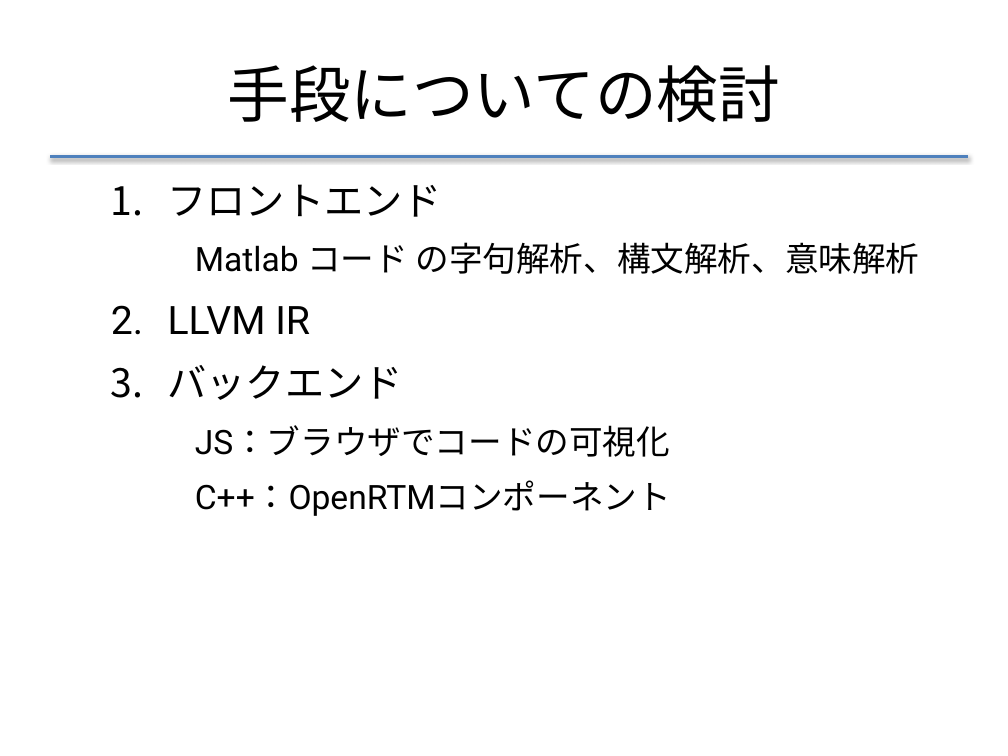
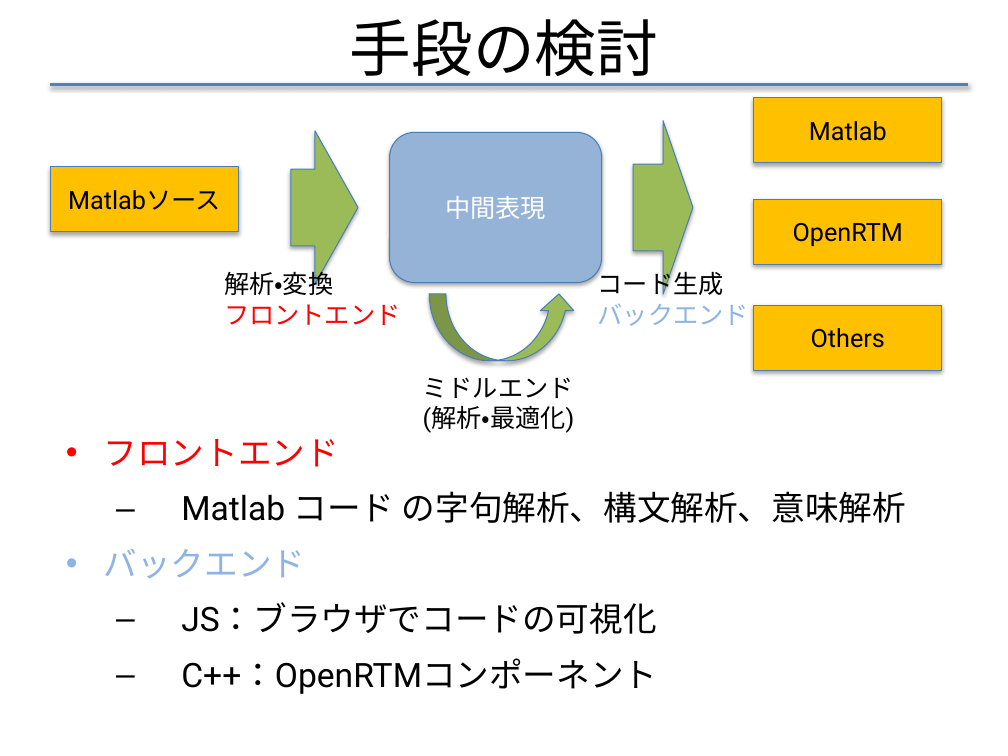
Before and after one commit to f-akazawa/akaz_uecdevelop, a slide deck: slide 17 of doc/中間発表資料.pptx (slide 15 before the commit). Drawn at 1008x756 pixels with LibreOffice and Linux fonts; fonts in the diff are those of the drawing. Boxes give left, top, right and bottom in pixels: in the first picture for what was removed or moved away, otherwise in the second. Text is boxed around its words. In the diff, an @@ line names an element or a change of style, - is before the commit and + after.

Commit message:
3回目の練習コメントを反映させた
また不要なスライドは削除した

```diff
--- a/doc/中間発表資料.pptx
+++ b/doc/中間発表資料.pptx
@@ title at [350,19,658,87]: text changed @@
-手段についての検討
+手段の検討
@@ line moved from (50, 156) - (969, 156) to (50, 84) - (969, 84) @@
@@ text at [168,306,310,334]: paragraph removed @@
-  2. LLVM IR
@@ group added at [50,98,941,433]: 4 rectangles, 3 texts, 2 right arrows, 1 rounded rectangle, 1 curved up arrow @@
+Matlabソース
+解析・変換
+フロントエンド
+中間表現
+コード生成
+バックエンド
+Others
+OpenRTM
+Matlab
+ミドルエンド
+(解析・最適化)
@@ text "フロントエンド": place and size @@
-text "フロントエンド" at [168,184,919,516]
+text "フロントエンド" at [104,439,906,694]
@@ text "フロントエンド" at [104,439,906,694]: size 28 to 24 pt in "フロントエンド", "バックエンド"; text colour #000000 to #FF0000 in "フロントエンド"; text colour #000000 to #8EB4E3 in "バックエンド"; bullet 1. to •; list level 2 to 1 in "フロントエンド"; bullet none to –; list level 3 to 2 in "Matlab コード の字句解析、構文解析、意味解析"; list level 2 to 1 in "バックエンド"; list level 3 to 2 in "JS：ブラウザでコードの可視化"; list level 3 to 2 in "C++：OpenRTMコンポーネント" @@
```
Also in this commit, not shown: 16 other slides changed, 7 slides removed.
